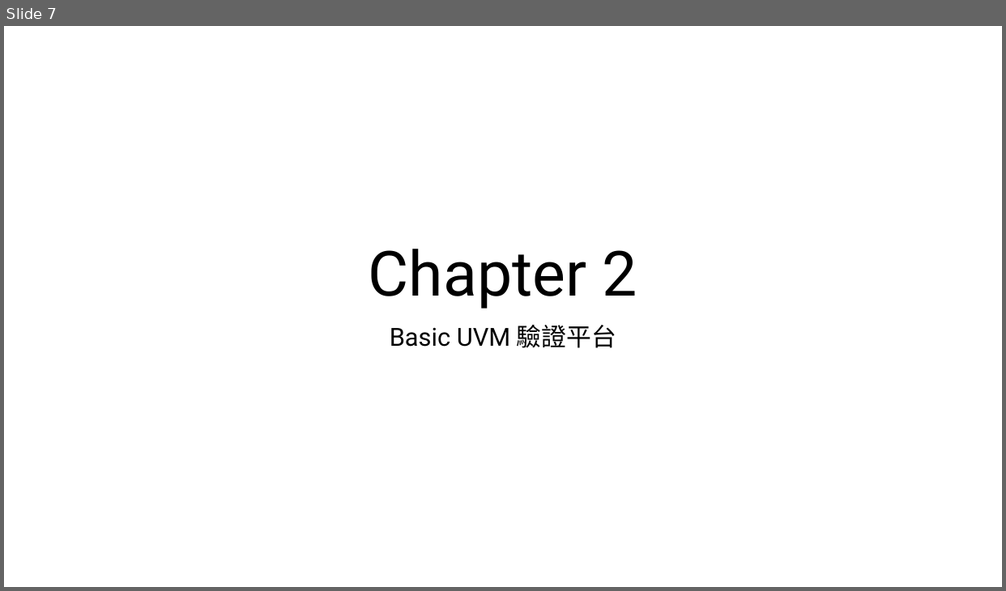
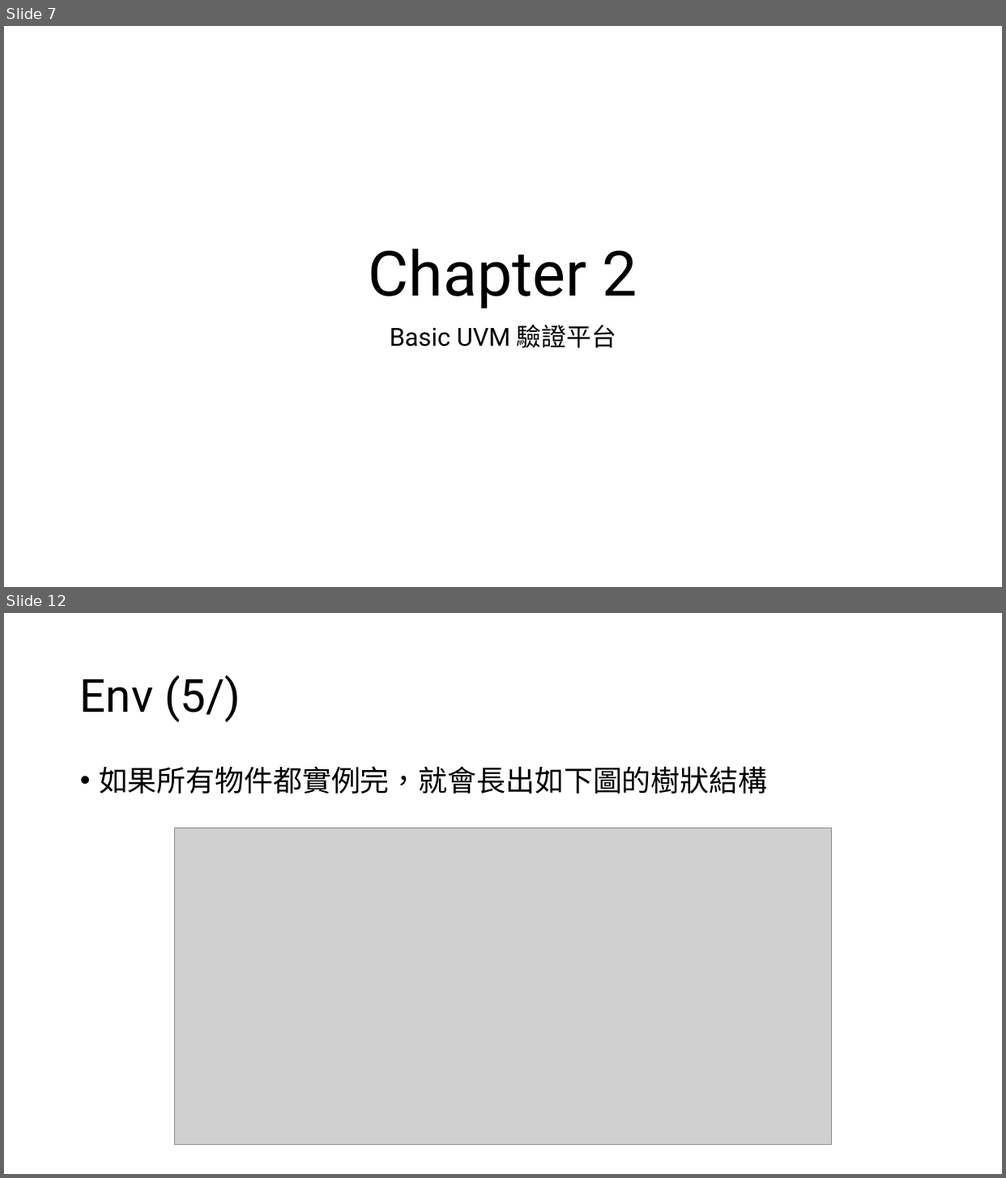
Before and after one commit to s9001055/DV_learning, a slide deck: UVM/UVM.pptx. Shown one above the other, each under a label of ours: slide 7 before the commit, slides 7 and 12 after it; the slides between them are not shown. The pictures are 1006x591 and 1006x1178 pixels, drawn with LibreOffice and Linux fonts; fonts in the diff are those of the drawing; grey boxes stand for pictures. Boxes give left, top, right and bottom in pixels: in the first picture for what was removed or moved away, otherwise in the second. Text is boxed around its words. In the diff, an @@ line names an element or a change of style, - is before the commit and + after.

```diff
--- a/UVM/UVM.pptx
+++ b/UVM/UVM.pptx
@@ slide 12 added at (4, 613, 1002, 1174), background #FFFFFF @@
@@ title added at (80, 675, 241, 722), 44 pt, text #000000 @@
+Env (5/)
@@ text added at (99, 766, 767, 794), 28 pt, text #000000 @@
+• 如果所有物件都實例完，就會長出如下圖的樹狀結構
@@ picture added at (175, 828, 831, 1144) @@
```
Also in this commit, not shown: 1 slide changed, 6 other slides added, 5 other files.
